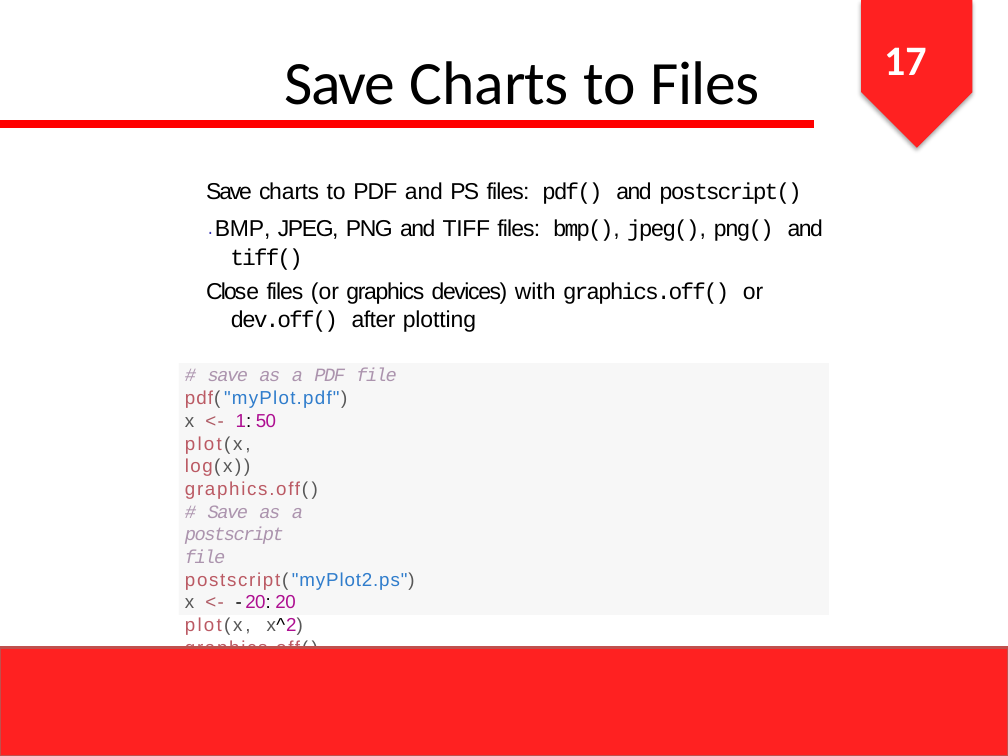
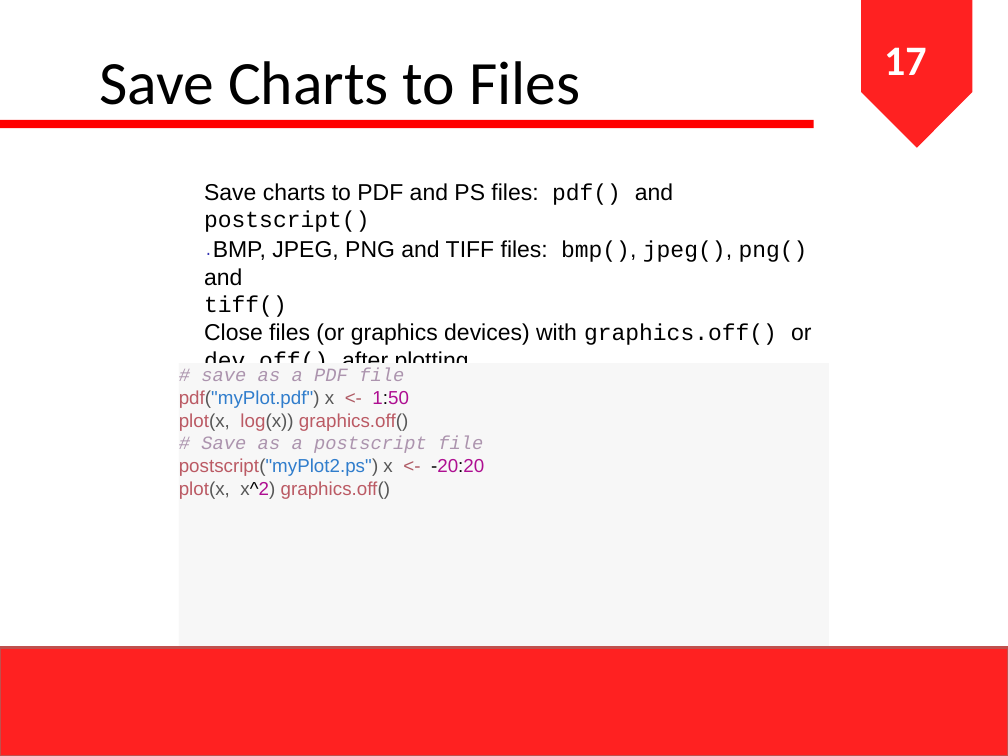
Before and after one commit to ihsanarifr/TugasKuliah, a slide deck: slide 18 of CodeDatamining/prak4/Slide Praktikum 4.pptx. Drawn at 1008x756 pixels with LibreOffice and Linux fonts; fonts in the diff are those of the drawing. Boxes give left, top, right and bottom in pixels: in the first picture for what was removed or moved away, otherwise in the second. Text is boxed around its words. In the diff, an @@ line names an element or a change of style, - is before the commit and + after.

```diff
--- a/CodeDatamining/prak4/Slide Praktikum 4.pptx
+++ b/CodeDatamining/prak4/Slide Praktikum 4.pptx
@@ pentagon arrow at <box>861,0,972,148</box>: shadow off; proportions changed @@
@@ text "Save Charts to Files" at <box>100,61,580,105</box>: letter spacing -0.9 to 0 pt in "Save"; letter spacing -0.5 to 0 pt in "Charts Files"; letter spacing -1 to 0 pt in "Charts"; letter spacing -0.2 to 0 pt in "to"; alignment centre to left; indent changed @@
@@ text "Save charts to PDF and ..." at <box>204,183,811,375</box>: letter spacing -1.6 to 0 pt in "Save charts", ".BMP,", "or"; letter spacing -1 to 0 pt in "charts and", "JPEG, PNG and and", "devices)"; letter spacing -0.3 to 0 pt in "charts"; letter spacing 0.1 to 0 pt in "to"; letter spacing -0.6 to 0 pt in "PDF files:", "files:"; letter spacing -1.1 to 0 pt in "and", ".BMP,"; letter spacing -1.2 to 0 pt in "and"; letter spacing -0.7 to 0 pt in "and", "files (or"; letter spacing -1.3 to 0 pt in "PS", "Close"; letter spacing -1.4 to 0 pt in "pdf() postscript()", "bmp(), jpeg(), png()", "tiff()", "Close graphics.off()" and 1 more places; now superscript in ".BMP,"; letter spacing -0.1 to 0 pt in ".BMP, bmp(), jpeg(),", "(or", "plotting"; letter spacing -0.2 to 0 pt in "TIFF"; letter spacing -0.9 to 0 pt in "graphics"; letter spacing -0.4 to 0 pt in "after"; indent changed; less space between paragraphs @@
@@ rectangle "# save as a PDF ...": place and size @@
-rectangle "# save as a PDF ..." at <box>178,363,829,615</box>
+rectangle "# save as a PDF ..." at <box>178,363,829,657</box>
@@ rectangle "# save as a PDF ..." at <box>178,363,829,657</box>: letter spacing -1.1 to 0 pt in "# save as a PDF file", "# Save as a postscript file"; letter spacing 0.7 to 0 pt in "pdf("myPlot.pdf")", "x^2)"; letter spacing 2.5 to 0 pt in "pdf("myPlot.pdf")", "graphics.off()", "postscript("myPlot2.ps") -20:20", "x^2) graphics.off()"; letter spacing 0.9 to 0 pt in "pdf("myPlot.pdf")"; letter spacing 0.2 to 0 pt in "x", "x", "x^2)"; letter spacing 0.8 to 0 pt in "<-", "<-"; letter spacing -0.5 to 0 pt in "1:50", "-20:20", "x^2)"; letter spacing 3.3 to 0 pt in "1:50", "-20:20"; letter spacing 1.6 to 0 pt, letter spacing 2 to 0 pt in "plot(x,", "plot(x,"; letter spacing 1 to 0 pt, letter spacing 1.9 to 0 pt in "log(x))"; letter spacing 1.2 to 0 pt in "graphics.off()", "postscript("myPlot2.ps")", "graphics.off()"; letter spacing 0.6 to 0 pt in "postscript("myPlot2.ps")"; indent changed @@
@@ rectangle at <box>0,648,1008,756</box>: outline #C0504D 2 pt to #C0504D 2.01 pt @@
```
Also in this commit, not shown: 18 other slides changed, 18 other files.
